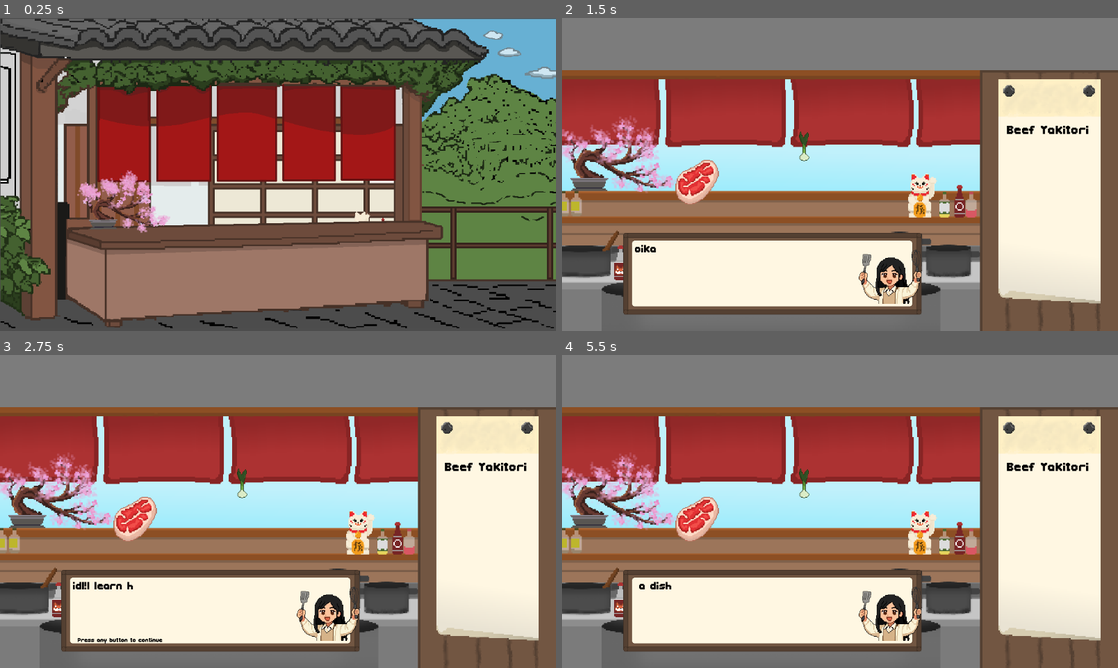
Above: before the commit, frames 1-4 (two rows, left to right).
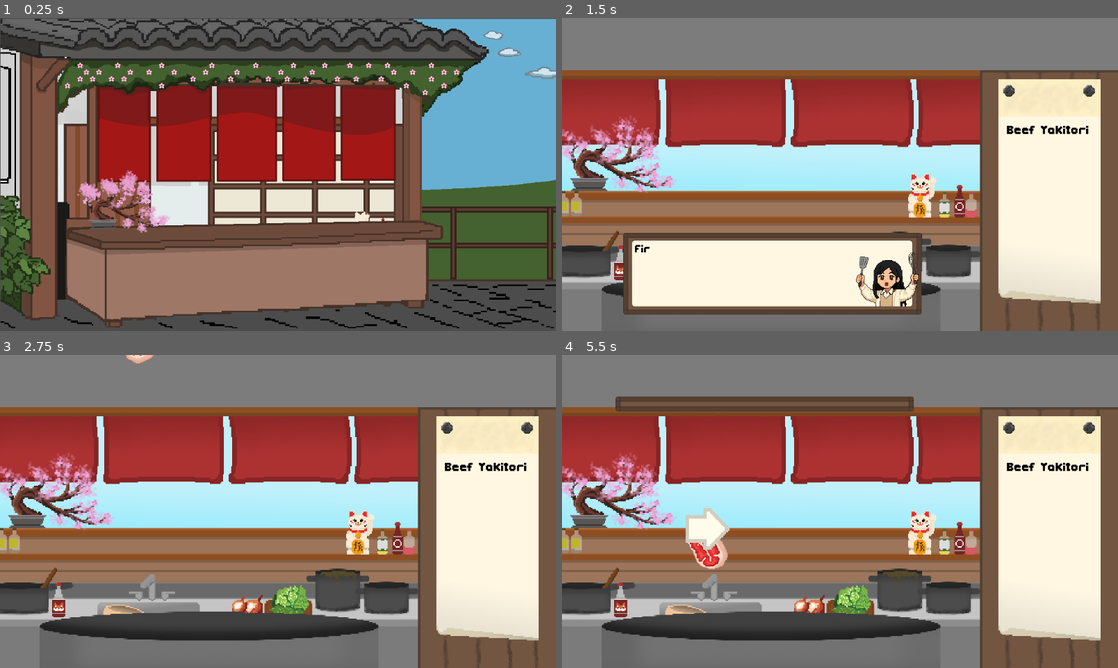
Above: after the commit, the same moments.

Repository: Ang-aq/Cook-or-Cooked
Game: Godot game, scene res://Scenes/titlescreen.tscn
The game is run twice, just before and just after one commit, with the same random seed, the same clock (stepped at 60 frames per second) and the same inputs.
Inputs (mouse positions are in pixels of both pictures, inside the frame that each line leads up to):
- Up to frame 1 (0.25 s): no input
- Up to frame 2 (1.5 s): tap Enter at 0.5 s; move the mouse to (962, 158) at 0.52 s; hold Right (joystickRight) 0.53-1.28 s; hold Z (joystickStart) 0.53-1.28 s; click (962, 158) at 0.67 s; move the mouse to (728, 190) at 1.27 s; hold Down (joystickDown) from 1.28 s (still down); tap Z (joystickStart) at 1.35 s; click (728, 190) at 1.42 s
- Up to frame 3 (2.75 s): tap X (joystickReset) at 2 s; move the mouse to (333, 442) at 2.02 s; release Down (joystickDown) at 2.03 s; hold Right (joystickRight) from 2.03 s (still down); hold Z (joystickStart) from 2.03 s (still down); click (333, 442) at 2.17 s
- Up to frame 4 (5.5 s): tap Enter at 2.75 s; move the mouse to (812, 574) at 2.77 s; release Right (joystickRight) at 2.78 s; release Z (joystickStart) at 2.78 s; hold Up (joystickUp) 2.78-3.53 s; tap Z (joystickStart) at 2.85, 4.35 s; click (812, 574) at 2.92 s; move the mouse to (1006, 558) at 3.52 s; hold Z (joystickStart) 3.53-4.28 s; hold Left (joystickLeft) 3.53-5.03 s; click (1006, 558) at 3.67 s; move the mouse to (673, 464) at 4.27 s; click (673, 464) at 4.42 s; move the mouse to (867, 511) at 5.02 s; hold Down (joystickDown) from 5.03 s (still down); hold Z (joystickStart) from 5.03 s (still down); click (867, 511) at 5.17 s

The runs differ from the first frame. In frame 1, 15% of the frame differs, in the area x 6-100%, y 13-84%; in frame 2, 1.9%; in frame 3, 15%; in frame 4, 18%, in the area x 9-65%, y 13-95%.

Commit message:
tutorial making progress + bug patches

Diff:
--- a/Scenes/ingredient_spawner.gd
+++ b/Scenes/ingredient_spawner.gd
@@ -7,10 +7,10 @@
 	var ingredient: Node2D
 
 	match type:
-		"Meat":
-			ingredient = MeatScene.instantiate()
-		"SpringOnion":
-			ingredient = SpringOnionScene.instantiate()
+		#"Meat":
+			#ingredient = MeatScene.instantiate()
+		#"SpringOnion":
+			#ingredient = SpringOnionScene.instantiate()
 		_:
 			return
 
--- a/Scenes/tutorial.tscn
+++ b/Scenes/tutorial.tscn
@@ -1,13 +1,53 @@
-[gd_scene load_steps=9 format=3 uid="uid://c4vdc86lr12je"]
+[gd_scene load_steps=18 format=3 uid="uid://c4vdc86lr12je"]
 
 [ext_resource type="Texture2D" uid="uid://dldqkkknyrwfr" path="res://Sprites/UI.png" id="1_feyax"]
 [ext_resource type="Script" uid="uid://c6i2s37g2mqqy" path="res://Scenes/tutorialManager.gd" id="1_ys4pu"]
 [ext_resource type="Theme" uid="uid://c635akg4yparb" path="res://Fonts/GameTheme.tres" id="2_omtrn"]
 [ext_resource type="Texture2D" uid="uid://b682w1xj8juvd" path="res://Sprites/Ingredients/SpringOnion1.png" id="5_h2ono"]
+[ext_resource type="Texture2D" uid="uid://di6e6klg5myxg" path="res://Sprites/arrow_right.png" id="5_on4kn"]
+[ext_resource type="Texture2D" uid="uid://bndvir1w4t7ev" path="res://Sprites/Ingredients/steak2.png" id="5_t6ver"]
+[ext_resource type="Texture2D" uid="uid://dkfigreib4h1j" path="res://Sprites/Ingredients/steak3.png" id="6_2nb4t"]
 [ext_resource type="Script" uid="uid://bg7dn3omtdhs" path="res://Scenes/ingredient_spawner.gd" id="6_h2ono"]
 [ext_resource type="Texture2D" uid="uid://kureadi0dffd" path="res://Sprites/Ingredients/steak1.png" id="6_p1f1o"]
 [ext_resource type="PackedScene" uid="uid://c53q46lxpkuv6" path="res://Scenes/tutorial_dialog.tscn" id="6_ys4pu"]
+[ext_resource type="Texture2D" uid="uid://bal6llyxxcqyg" path="res://Sprites/Ingredients/steak4.png" id="7_jb51l"]
 [ext_resource type="Texture2D" uid="uid://c1hnjld6857xx" path="res://Sprites/HeartFull.png" id="7_ys4pu"]
+[ext_resource type="Texture2D" uid="uid://bvceg1ciyploj" path="res://Sprites/Ingredients/steak5.png" id="8_dxsep"]
+[ext_resource type="Texture2D" uid="uid://drehp4chshbn8" path="res://Sprites/Ingredients/steak6.png" id="9_lexqi"]
+[ext_resource type="Texture2D" uid="uid://b7tmmicw8d22d" path="res://Sprites/Ingredients/steak7.png" id="10_pkgwa"]
+[ext_resource type="Texture2D" uid="uid://2umbcixofj4s" path="res://Sprites/Ingredients/steak8.png" id="11_radxo"]
+
+[sub_resource type="SpriteFrames" id="SpriteFrames_h2ono"]
+animations = [{
+"frames": [{
+"duration": 1.0,
+"texture": ExtResource("6_p1f1o")
+}, {
+"duration": 1.0,
+"texture": ExtResource("5_t6ver")
+}, {
+"duration": 1.0,
+"texture": ExtResource("6_2nb4t")
+}, {
+"duration": 1.0,
+"texture": ExtResource("7_jb51l")
+}, {
+"duration": 1.0,
+"texture": ExtResource("8_dxsep")
+}, {
+"duration": 1.0,
+"texture": ExtResource("9_lexqi")
+}, {
+"duration": 1.0,
+"texture": ExtResource("10_pkgwa")
+}, {
+"duration": 1.0,
+"texture": ExtResource("11_radxo")
+}],
+"loop": true,
+"name": &"Meat",
+"speed": 5.0
+}]
 
 [node name="Tutorial" type="Node2D"]
 script = ExtResource("1_ys4pu")
@@ -16,6 +56,19 @@
 position = Vector2(577.333, 324.25)
 scale = Vector2(0.601389, 0.601389)
 texture = ExtResource("1_feyax")
+
+[node name="TutorialDialog" parent="." instance=ExtResource("6_ys4pu")]
+
+[node name="Meat" type="AnimatedSprite2D" parent="."]
+position = Vector2(376.5, 128.5)
+scale = Vector2(1.57813, 1.57813)
+sprite_frames = SubResource("SpriteFrames_h2ono")
+animation = &"Meat"
+
+[node name="Indicator" type="Sprite2D" parent="."]
+position = Vector2(254, 262)
+scale = Vector2(3.35937, 3.57611)
+texture = ExtResource("5_on4kn")
 
 [node name="Yakitori" type="Label" parent="."]
 offset_left = 922.0
@@ -27,13 +80,9 @@
 theme_override_font_sizes/font_size = 35
 text = "Beef Yakitori"
 
-[node name="Meat" type="Sprite2D" parent="."]
-position = Vector2(279, 340)
-scale = Vector2(1.57031, 1.65612)
-texture = ExtResource("6_p1f1o")
-
 [node name="SpringOnion" type="Sprite2D" parent="."]
-position = Vector2(502, 266)
+visible = false
+position = Vector2(511, 141)
 texture = ExtResource("5_h2ono")
 
 [node name="HUD" type="Control" parent="."]
@@ -74,7 +123,5 @@
 position = Vector2(27.667, 19.75)
 texture = ExtResource("7_ys4pu")
 
-[node name="TutorialDialog" parent="." instance=ExtResource("6_ys4pu")]
-
 [node name="IngredientSpawner" type="Node2D" parent="."]
 script = ExtResource("6_h2ono")
--- a/Scenes/tutorialManager.gd
+++ b/Scenes/tutorialManager.gd
@@ -1,52 +1,115 @@
-extends Node2D
+extends Node
 
-@onready var tutorial_dialog = $TutorialDialog
-@onready var spawner = $IngredientSpawner
-@onready var hud = $HUD
+@onready var tutorial_dialog: TutorialDialog = $TutorialDialog
+@onready var meat: AnimatedSprite2D = $Meat
+@onready var indicator: Node2D = $Indicator
+
+# Arrow input combo
+var arrow_combo: Array[String] = ["ui_up", "ui_right", "ui_down", "ui_left"]
+var player_progress: int = 0
+var waiting_for_input: bool = false
+var meat_falling: bool = false
+
+# Meat fall settings
+@export var fall_speed: float = 160.0
+@export var stop_y: float = 400.0
+@export var start_x: float = 300.0
+@export var start_y: float = -50.0
+
+@export var main_scene_path: String = "res://Scenes/main.tscn"
 
 func _ready() -> void:
-	# Start the tutorial
-	start_tutorial()
+	tutorial_dialog.dialogue_finished.connect(_on_dialogue_finished)
 
-func start_tutorial() -> void:
-	var intro_lines = [
-		"Welcome to Cook or Cooked!",
-		"In this tutorial, you will learn how to collect ingredients and make a dish."
+	var lines: Array[String] = [
+		"Oh hello, you must be the chef's new apprentice!",
+		"I work here too. I'll teach you the basics of this place.",
+		"First is to collect ingredients. Look, there's one now!"
 	]
-	tutorial_dialog.start_dialogue(intro_lines)
-	tutorial_dialog.connect("dialogue_finished", Callable(self, "_on_intro_finished"))
+	var portraits: Array[Texture] = [
+		load("res://Sprites/Portrait1.png"),
+		load("res://Sprites/Portrait2.png"),
+		load("res://Sprites/Portrait3.png")
+	]
 
-func _on_intro_finished() -> void:
-	# Spawn Meat ingredient and stop it in middle
-	spawner.spawn_ingredient("Meat", true)
+	tutorial_dialog.start_dialogue(lines, portraits)
 
-	# Show next dialogue line about input
-	var input_lines = [
-		"Press the correct key on top of the ingredient to collect it!"
-	]
-	tutorial_dialog.start_dialogue(input_lines)
-	tutorial_dialog.connect("dialogue_finished", Callable(self, "_on_first_input_ready"))
+	meat.visible = false
+	indicator.visible = false
 
-func _on_first_input_ready() -> void:
-	# Enable player input for Meat
-	var meat = $Meat
-	meat.set_process(true)
-	# The player will input the key to collect
-	# Once collected, call `_on_meat_collected` (you need to detect this in Meat.gd)
+func _on_dialogue_finished() -> void:
+	_start_meat_tutorial()
 
-func _on_meat_collected() -> void:
-	# Move UI to bottom and show HUD (lives, timer)
-	hud.visible = true
-	# Continue tutorial with SpringOnion spawn and dialogue
-	spawner.spawn_ingredient("SpringOnion", true)
-	var lines = [
-		"Now try collecting the Spring Onion ingredient!"
-	]
-	tutorial_dialog.start_dialogue(lines)
-	tutorial_dialog.connect("dialogue_finished", Callable(self, "_on_second_input_ready"))
+func _start_meat_tutorial() -> void:
+	meat.position = Vector2(start_x, start_y)
+	meat.visible = true
+	meat.play("Meat")
+	meat_falling = true
+	waiting_for_input = false
+	player_progress = 0
 
-func _on_second_input_ready() -> void:
-	# Enable player input for Spring Onion
-	var spring_onion = $SpringOnion
-	spring_onion.set_process(true)
-	# After this, when dish is complete, show normal dish ending
+func _process(delta: float) -> void:
+	if meat_falling:
+		meat.position.y += fall_speed * delta
+		if meat.position.y >= stop_y:
+			meat.position.y = stop_y
+			meat_falling = false
+			_show_arrow_prompt()
+
+func _show_arrow_prompt() -> void:
+	# Show indicator above meat
+	indicator.position = meat.position + Vector2(0, -40)
+	indicator.visible = true
+	player_progress = 0
+	waiting_for_input = true
+
+	# Move dialogue UI to top
+	tutorial_dialog.get_node("UI").position = Vector2(100, -60)
+	tutorial_dialog.get_node("Transition").position = Vector2(420, 68)
+
+	# Show instruction
+	var prompt: Array[String] = ["Use arrow keys to chop ingredients"]
+	var portraits: Array[Texture] = [load("res://Sprites/Portrait1.png")]
+	tutorial_dialog.start_dialogue(prompt, portraits)
+
+func _input(event: InputEvent) -> void:
+	if not waiting_for_input:
+		return
+	if not event.is_pressed() or event.is_echo() or event is InputEventMouseButton:
+		return
+
+	var matched_action := ""
+	for action in arrow_combo:
+		if event.is_action_pressed(action):
+			matched_action = action
+			break
+
+	if matched_action == "":
+		player_progress = 0
+		var bad_prompt: Array[String] = ["Please use only arrow keys!"]
+		var portraits: Array[Texture] = [load("res://Sprites/Portrait2.png")]
+		tutorial_dialog.start_dialogue(bad_prompt, portraits)
+		return
+
+	var expected = arrow_combo[player_progress]
+	if matched_action == expected:
+		player_progress += 1
+		if player_progress >= arrow_combo.size():
+			_on_combo_success()
+	else:
+		player_progress = 0
+		var wrong_prompt: Array[String] = ["Wrong order, try: ↑ → ↓ ←"]
+		var portraits: Array[Texture] = [load("res://Sprites/Portrait2.png")]
+		tutorial_dialog.start_dialogue(wrong_prompt, portraits)
+
+func _on_combo_success() -> void:
+	waiting_for_input = false
+	indicator.visible = false
+
+	var success_lines: Array[String] = ["Perfect! You did it. Time to move on to the real kitchen."]
+	var portraits: Array[Texture] = [load("res://Sprites/Portrait1.png")]
+	tutorial_dialog.dialogue_finished.connect(_go_to_main_game)
+	tutorial_dialog.start_dialogue(success_lines, portraits)
+
+func _go_to_main_game() -> void:
+	get_tree().change_scene_to_file(main_scene_path)
--- a/Scenes/tutorial_dialog.gd
+++ b/Scenes/tutorial_dialog.gd
@@ -1,73 +1,101 @@
 extends CanvasLayer
+class_name TutorialDialog
 
-@onready var tutorial_ui = $UI/TutorialUI
+# --- Nodes ---
+@onready var ui_bg = $UI                  # TextureRect / Panel for static UI
+@onready var fade_fx = $Transition        # AnimatedSprite2D for fade animations
 @onready var text_label = $UI/TextLabel
 @onready var continue_label = $UI/ContinueLabel
-@onready var anim_sprite = $TutorialUI as AnimatedSprite2D
+@onready var portrait = $UI/Portrait      # TextureRect for character expression
 
 signal dialogue_finished
 
-var lines: Array = []
+# --- State ---
+var lines: Array[String] = []
+var portraits: Array[Texture] = []
 var current_line: int = 0
 var is_scrolling: bool = false
+var dialogue_active: bool = false
 
-func start_dialogue(new_lines: Array) -> void:
+# --- Start Dialogue ---
+func start_dialogue(new_lines: Array[String], new_portraits: Array[Texture] = []) -> void:
 	lines = new_lines
+	portraits = new_portraits
 	current_line = 0
+	dialogue_active = true
 	visible = true
+
+	# Reset UI
+	ui_bg.visible = false
 	text_label.text = ""
 	continue_label.visible = false
-	anim_sprite.visible = false
+
+	# Fade in transition
+	fade_fx.visible = true
+	fade_fx.play("fade_in")
+	await fade_fx.animation_finished
+	fade_fx.visible = false
+
+	# Show static background
+	ui_bg.visible = true
 	_show_line()
 
+# --- Show one line ---
 func _show_line() -> void:
 	is_scrolling = true
 	text_label.text = ""
 	continue_label.visible = false
-	await scroll_text(lines[current_line])
+
+	# Set portrait if provided
+	if current_line < portraits.size() and portraits[current_line] != null:
+		portrait.texture = portraits[current_line]
+
+	await _scroll_text(lines[current_line])
+	is_scrolling = false
 	continue_label.visible = true
 
-func scroll_text(input_text: String) -> void:
-	var char_index := 0
-	while char_index < input_text.length():
-		text_label.text += input_text[char_index]
-		char_index += 1
-		await get_tree().create_timer(0.05).timeout
+# --- Typewriter effect ---
+func _scroll_text(text: String) -> void:
+	var i := 0
+	while i < text.length():
+		text_label.text += text[i]
+		i += 1
+		await get_tree().create_timer(0.04).timeout
+		if not is_scrolling:
+			text_label.text = text
+			return
 	is_scrolling = false
 
+# --- Input ---
 func _input(event: InputEvent) -> void:
-	if not visible:
+	if not dialogue_active:
 		return
 	if event.is_pressed() and not event.is_echo() and not event is InputEventMouseButton:
 		if is_scrolling:
-			# Skip to full line immediately
+			is_scrolling = false
 			text_label.text = lines[current_line]
-			is_scrolling = false
 			continue_label.visible = true
 		else:
 			_next_line()
 
+# --- Next line ---
 func _next_line() -> void:
 	current_line += 1
 	if current_line < lines.size():
 		_show_line()
 	else:
-		_play_fade_animation()
+		_end_dialogue()
 
-func _play_fade_animation() -> void:
-	# Hide text and continue label
-	text_label.text = ""
+# --- End dialogue ---
+func _end_dialogue() -> void:
+	dialogue_active = false
 	continue_label.visible = false
+	ui_bg.visible = false
 
-	# Show animation sprite on top
-	anim_sprite.visible = true
-	anim_sprite.play("fade_out")
+	fade_fx.visible = true
+	fade_fx.play("fade_out")
+	await fade_fx.animation_finished
 
-	# Wait for animation to finish
-	await anim_sprite.animation_finished
-
-	# Hide everything after animation
-	anim_sprite.visible = false
-	tutorial_ui.visible = false
+	fade_fx.visible = false
 	visible = false
 	emit_signal("dialogue_finished")
--- a/Scenes/tutorial_dialog.tscn
+++ b/Scenes/tutorial_dialog.tscn
@@ -1,20 +1,102 @@
-[gd_scene load_steps=4 format=3 uid="uid://c53q46lxpkuv6"]
+[gd_scene load_steps=14 format=3 uid="uid://c53q46lxpkuv6"]
 
 [ext_resource type="Script" uid="uid://d1rpn7yi17kpt" path="res://Scenes/tutorial_dialog.gd" id="1_y03wo"]
 [ext_resource type="Theme" uid="uid://c635akg4yparb" path="res://Fonts/GameTheme.tres" id="2_1gxax"]
-[ext_resource type="Texture2D" uid="uid://bb48xciw6wsj1" path="res://Sprites/TutorialUI/tutorialUIl1.png" id="3_1gxax"]
+[ext_resource type="Texture2D" uid="uid://b0ujgfyur5656" path="res://Sprites/TutorialUI/tutorialUIl2.png" id="4_s0f4e"]
+[ext_resource type="Texture2D" uid="uid://bw15p2x5rckyt" path="res://Sprites/TutorialUI/tutorialUIl3.png" id="5_26hlg"]
+[ext_resource type="Texture2D" uid="uid://dg2c4o48pewvq" path="res://Sprites/TutorialUI/tutorialUIl4.png" id="6_7fmnl"]
+[ext_resource type="Texture2D" uid="uid://cx3tchp6xchej" path="res://Sprites/TutorialUI/tutorialUIl5.png" id="7_0oeeo"]
+[ext_resource type="Texture2D" uid="uid://du4q5wlk74tr" path="res://Sprites/TutorialUI/tutorialUIl6.png" id="8_3nnar"]
+[ext_resource type="Texture2D" uid="uid://dkruryj4byp6w" path="res://Sprites/TutorialUI/tutorialUIl7.png" id="9_oi6du"]
+[ext_resource type="Texture2D" uid="uid://bnhsgi7wn7qkb" path="res://Sprites/tutorialUIl1.png" id="10_26hlg"]
+[ext_resource type="Texture2D" uid="uid://bsrsawxsy87k" path="res://Sprites/TutorialUI/tutorialUIl8.png" id="10_cbp68"]
+[ext_resource type="Texture2D" uid="uid://6kn4a34bo5m0" path="res://Sprites/TutorialUI/tutorialUIl9.png" id="11_a8sqd"]
+[ext_resource type="Texture2D" uid="uid://c3qpcbvgvinul" path="res://Sprites/Portrait1.png" id="12_26hlg"]
+
+[sub_resource type="SpriteFrames" id="SpriteFrames_1gxax"]
+animations = [{
+"frames": [{
+"duration": 0.2,
+"texture": ExtResource("11_a8sqd")
+}, {
+"duration": 0.2,
+"texture": ExtResource("10_cbp68")
+}, {
+"duration": 0.2,
+"texture": ExtResource("9_oi6du")
+}, {
+"duration": 0.2,
+"texture": ExtResource("8_3nnar")
+}, {
+"duration": 0.2,
+"texture": ExtResource("7_0oeeo")
+}, {
+"duration": 0.2,
+"texture": ExtResource("6_7fmnl")
+}, {
+"duration": 0.2,
+"texture": ExtResource("5_26hlg")
+}, {
+"duration": 0.2,
+"texture": ExtResource("4_s0f4e")
+}, {
+"duration": 1.0,
+"texture": ExtResource("10_26hlg")
+}],
+"loop": false,
+"name": &"fade_in",
+"speed": 5.0
+}, {
+"frames": [{
+"duration": 1.0,
+"texture": ExtResource("10_26hlg")
+}, {
+"duration": 0.2,
+"texture": ExtResource("4_s0f4e")
+}, {
+"duration": 0.2,
+"texture": ExtResource("5_26hlg")
+}, {
+"duration": 0.2,
+"texture": ExtResource("6_7fmnl")
+}, {
+"duration": 0.2,
+"texture": ExtResource("7_0oeeo")
+}, {
+"duration": 0.2,
+"texture": ExtResource("8_3nnar")
+}, {
+"duration": 0.2,
+"texture": ExtResource("9_oi6du")
+}, {
+"duration": 0.2,
+"texture": ExtResource("10_cbp68")
+}, {
+"duration": 0.2,
+"texture": ExtResource("11_a8sqd")
+}],
+"loop": false,
+"name": &"fade_out",
+"speed": 5.0
+}]
 
 [node name="TutorialDialog" type="CanvasLayer"]
 script = ExtResource("1_y03wo")
+
+[node name="Transition" type="AnimatedSprite2D" parent="."]
+position = Vector2(436, 493)
+sprite_frames = SubResource("SpriteFrames_1gxax")
+animation = &"fade_out"
 
 [node name="UI" type="TextureRect" parent="."]
 offset_left = 116.0
 offset_top = 365.0
 offset_right = 756.0
 offset_bottom = 621.0
-texture = ExtResource("3_1gxax")
+texture = ExtResource("10_26hlg")
 
 [node name="TextLabel" type="Label" parent="UI"]
+layout_mode = 0
 offset_left = 35.0
 offset_top = 97.0
 offset_right = 498.0
@@ -26,12 +108,19 @@
 autowrap_mode = 3
 
 [node name="ContinueLabel" type="Label" parent="UI"]
-offset_left = 45.0
-offset_top = 217.0
-offset_right = 483.0
-offset_bottom = 233.0
+layout_mode = 0
+offset_left = 39.0
+offset_top = 211.0
+offset_right = 477.0
+offset_bottom = 227.0
 theme = ExtResource("2_1gxax")
 theme_override_colors/font_color = Color(0, 0, 0, 1)
 text = "Press any button to continue"
 
-[node name="TutorialUI" type="AnimatedSprite2D" parent="."]
+[node name="Portrait" type="TextureRect" parent="UI"]
+layout_mode = 0
+offset_left = 467.0
+offset_top = 106.0
+offset_right = 650.0
+offset_bottom = 251.0
+texture = ExtResource("12_26hlg")
Binary file added: Sprites/Portrait1.png
Not shown, added: Sprites/Portrait1.png.import
Binary file added: Sprites/Portrait2.png
Not shown, added: Sprites/Portrait2.png.import
Binary file added: Sprites/Portrait3.png
Not shown, added: Sprites/Portrait3.png.import
Binary file changed: Sprites/main.png
Binary file added: Sprites/tutorialUIl1.png
Not shown, added: Sprites/tutorialUIl1.png.import
Not shown, changed: export_presets.cfg
Not shown, added: Builds/fastships/fastship1.zip
Not shown, added: Scenes/tutorial.tscn10624408773.tmp
(and 2 more such lines)
